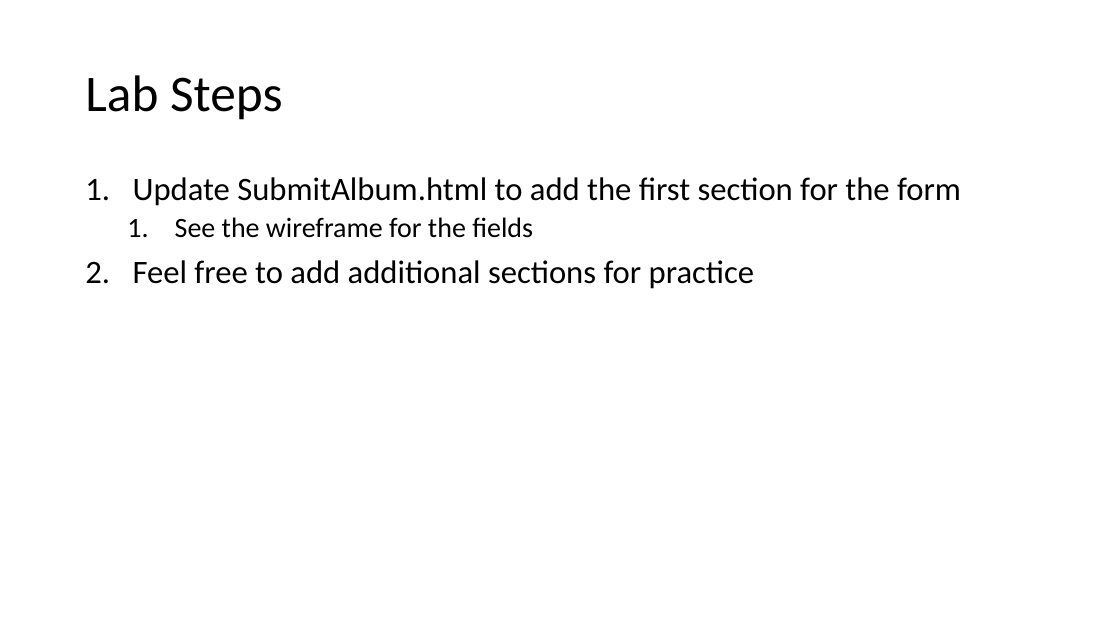
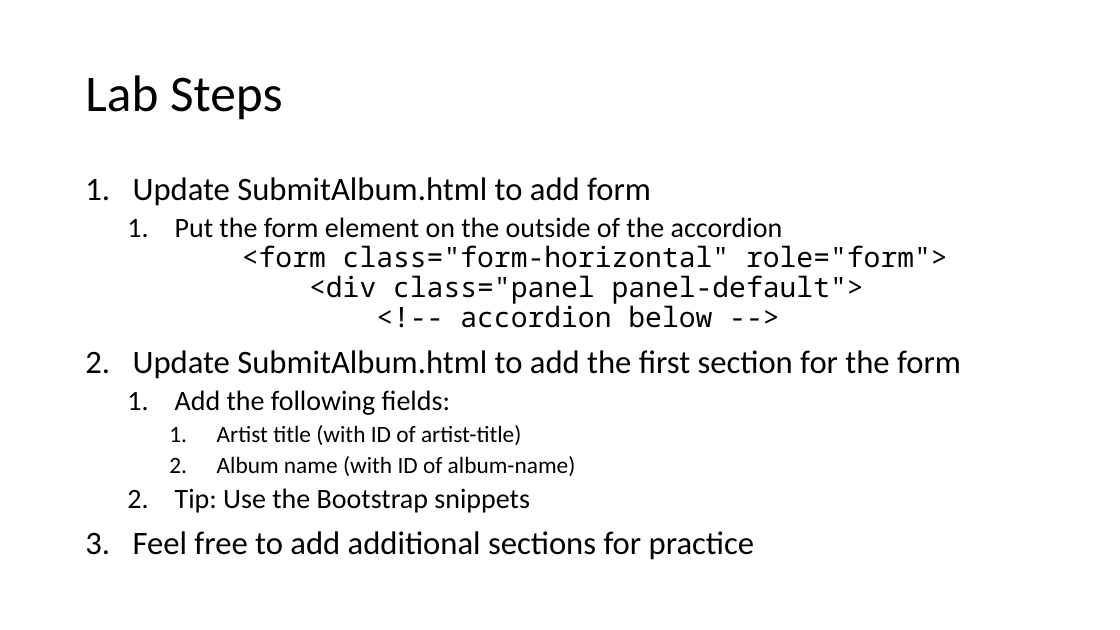
Before and after one commit to zmy/Bootstrap-edX, a slide deck: slide 1 of Labs/Week3/Week three - lab one.pptx. Drawn at 1120x630 pixels with LibreOffice and Linux fonts; fonts in the diff are those of the drawing. Boxes give left, top, right and bottom in pixels: in the first picture for what was removed or moved away, otherwise in the second. Text is boxed around its words. In the diff, an @@ line names an element or a change of style, - is before the commit and + after.

```diff
--- a/Labs/Week3/Week three - lab one.pptx
+++ b/Labs/Week3/Week three - lab one.pptx
@@ text at bbox=[133, 177, 948, 328]: paragraphs added @@
+1. Update SubmitAlbum.html to add form
+  1. Put the form element on the outside of the accordion
+     <form class="form-horizontal" role="form">
+     <div class="panel panel-default">
+     <!-- accordion below -->
@@ text at bbox=[175, 390, 576, 513]: text changed; size 24 to 20 pt @@
-  1. See the wireframe for the fields
+  1. Add the following fields:
+    1. Artist title (with ID of artist-title)
+    2. Album name (with ID of album-name)
+  2. Tip: Use the Bootstrap snippets
```
Also in this commit, not shown: 37 other files.
